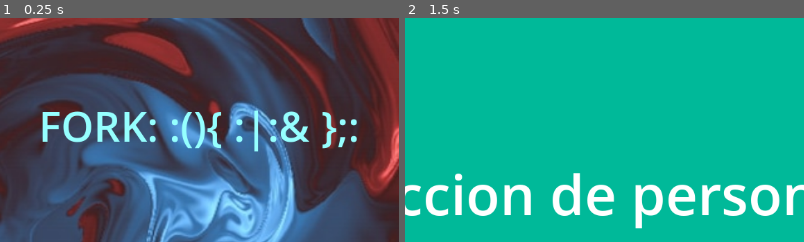
Above: before the commit, frames 1-2 (left to right).
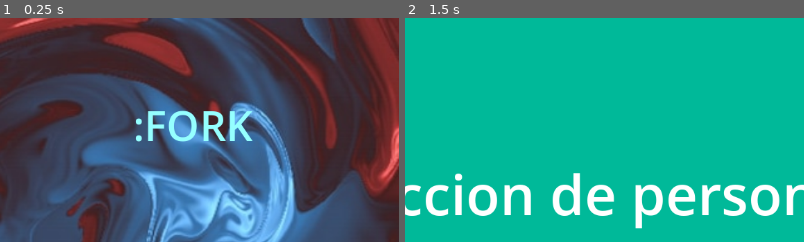
Above: after the commit, the same moments.

Repository: Anderson-Jimenez/-fork
Game: Godot game, scene res://scenes/menu.tscn
Same seed, same stepped clock (60 frames per second), same inputs: the game is played once before the commit and once after it. The project has no main scene, so this scene is started directly.
Inputs:
- Up to frame 1 (0.25 s): no input
- Up to frame 2 (1.5 s): click "Jugar" at 0.5 s; tap Enter at 1.25 s
The pictures show only the part of the screen within x 27-77%, y 2-52%; the shares and areas given below are measured in that part.

The runs differ from the first frame. In frame 1, 5.1% of the frame differs, in the area x 10-90%, y 41-60%; in frame 2, nothing differs.

Commit message:
ns, toque algo

Diff:
--- a/scenes/menu.tscn
+++ b/scenes/menu.tscn
@@ -44,13 +44,13 @@
 anchor_top = 0.26200002
 anchor_right = 0.51600003
 anchor_bottom = 0.26200002
-offset_left = -231.432
-offset_top = -41.776016
-offset_right = 231.568
-offset_bottom = 41.223984
+offset_left = -95.43201
+offset_top = -42.776016
+offset_right = 82.56799
+offset_bottom = 40.223984
 grow_horizontal = 2
 grow_vertical = 2
-text = "FORK: :(){ :|:& };:"
+text = ":FORK"
 label_settings = SubResource("LabelSettings_yqeox")
 
 [node name="HBoxContainer" type="HBoxContainer" parent="." unique_id=1793855753]
